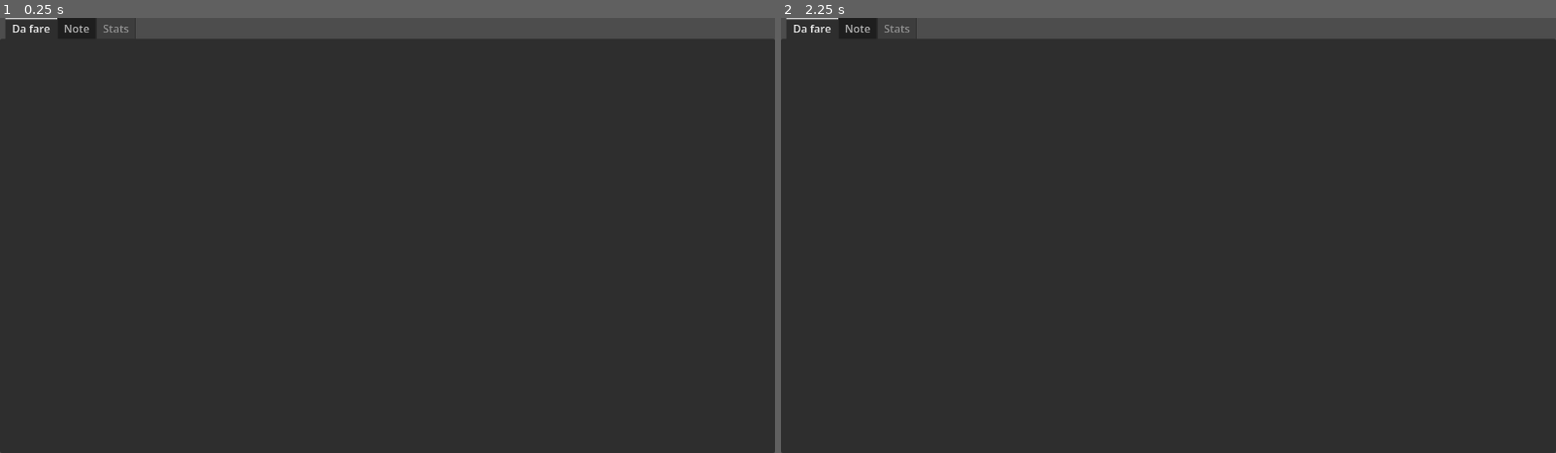
Above: before the commit, frames 1-2 (left to right).
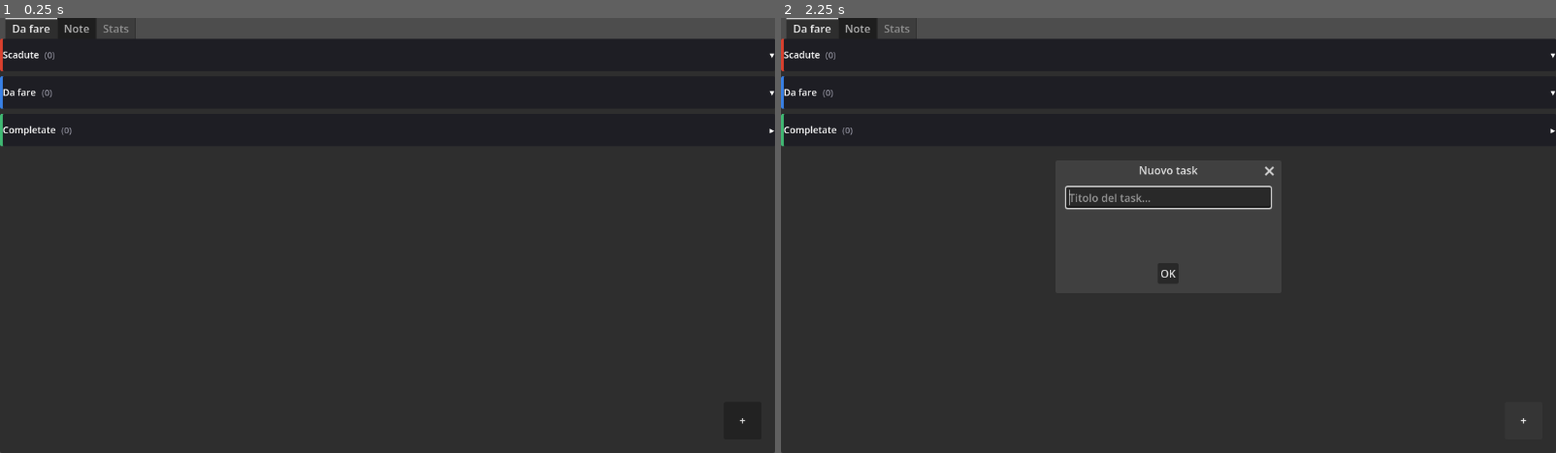
Above: after the commit, the same moments.

Repository: 1110sillabo/todo_gsd
Game: Godot game, scene res://src/ui/main_scene.tscn
Two runs of this game, one before a commit and one after it. Both use one fixed random seed, a clock stepped at 60 frames per second and the inputs below.
Inputs (mouse positions are in pixels of both pictures, inside the frame that each line leads up to):
- Up to frame 1 (0.25 s): no input
- Up to frame 2 (2.25 s): click (1525, 422) at 0.5 s, where only the run after the commit has a clickable "+"; click (1168, 274) at 1.25 s, where only the run after the commit has a clickable "OK"; click (1525, 422) at 2 s, where only the run after the commit has a clickable "+"

The runs differ from the first frame. In frame 1, 0.3% of the frame differs, in the area x 0-100%, y 4-94%; in frame 2, 0.8%.

Commit message:
fix(02-04): correct tscn scene instancing format (remove type= on instanced nodes)

Diff:
--- a/src/ui/main_scene.tscn
+++ b/src/ui/main_scene.tscn
@@ -17,10 +17,7 @@
 anchor_bottom = 1.0
 metadata/_tab_name = "Da fare"
 
-[node name="TaskListView" type="Control" parent="TabContainer/TasksTab"]
-anchor_right = 1.0
-anchor_bottom = 1.0
-instance = ExtResource("2_task_list_view")
+[node name="TaskListView" parent="TabContainer/TasksTab" instance=ExtResource("2_task_list_view")]
 
 [node name="NotesTab" type="Control" parent="TabContainer"]
 anchor_right = 1.0
--- a/src/ui/task_list_view.tscn
+++ b/src/ui/task_list_view.tscn
@@ -16,17 +16,11 @@
 size_flags_horizontal = 3
 theme_override_constants/separation = 4
 
-[node name="GroupSection_Expired" type="Control" parent="ScrollContainer/TaskListVBox"]
-size_flags_horizontal = 3
-instance = ExtResource("2_group_section")
+[node name="GroupSection_Expired" parent="ScrollContainer/TaskListVBox" instance=ExtResource("2_group_section")]
 
-[node name="GroupSection_Todo" type="Control" parent="ScrollContainer/TaskListVBox"]
-size_flags_horizontal = 3
-instance = ExtResource("2_group_section")
+[node name="GroupSection_Todo" parent="ScrollContainer/TaskListVBox" instance=ExtResource("2_group_section")]
 
-[node name="GroupSection_Completed" type="Control" parent="ScrollContainer/TaskListVBox"]
-size_flags_horizontal = 3
-instance = ExtResource("2_group_section")
+[node name="GroupSection_Completed" parent="ScrollContainer/TaskListVBox" instance=ExtResource("2_group_section")]
 
 [node name="FABButton" type="Button" parent="."]
 layout_mode = 1
Not shown: 1 places in src/ui/task_list_view.tscn that only renumber resources
